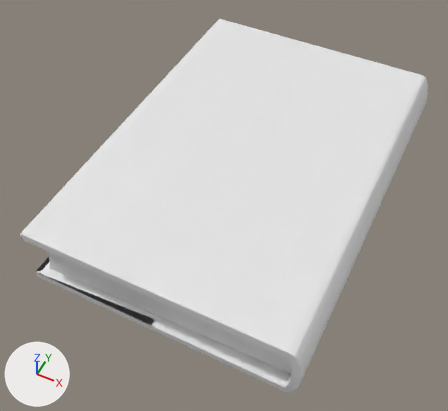
The Blender file book.blend: old version first, new version second.
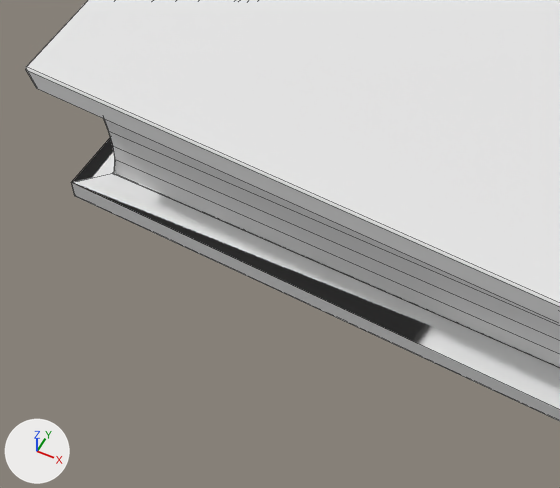
Old and new are each drawn whole from a 50 mm camera at (0.147, -0.3271, 0.3776) aimed at (-0.0017, -0.0296, 0.0057) and again close up on the part from 3% to 44% of the width and 51% to 91% of the height. Lighting does not change. The marker at lower left points along +X, +Y and +Z. The close-ups show mesh edges as thin lines.

Objects in the first close-up: 'SM_Book'.
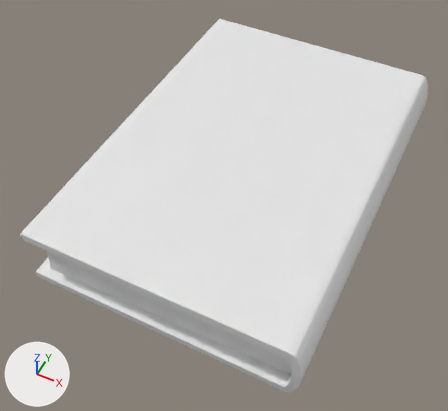
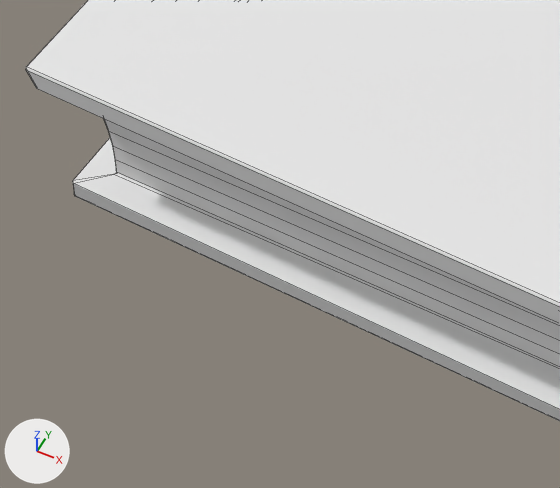
The change, as JSON lines over the scene's bpy script:
```json
{"block": "me_cube_002", "where": "me_cube_002.from_pydata(...)  # 80 vertices, 76 faces; spans x -0.097..0.112, y -0.152..0.15, z 0.0..0.05"}
{"block": "me_cube_002", "where": "# used by ob_sm_book; location = (0.0, 0.0, 0.0)"}
{"block": "me_cube_002", "where": "# verts and faces of me_cube_002; kept vertices keep their numbers, new ones are numbered from 80"}
{"block": "me_cube_002", "where": "# before: 4 (0.102, -0.141, 0.006), 12 (-0.096, -0.15, 0.007), 22 (0.102, -0.151, 0.006), 57 (-0.088, -0.143, 0.007)"}
{"block": "me_cube_002", "change": "me_cube_002 part 1"}
{"op": "add", "block": "me_cube_002", "code": "delete_faces([(4, 22, 12, 57)])"}
{"op": "add", "block": "me_cube_002", "code": "faces += [(4, 57, 12, 22)]"}
```

Where the change shows, as pixel boxes [x1, y1, x2, y2] in the close-ups (560 x 488 px; the box of a moved part takes in the faces that stretch with it):
```json
{"part": 1, "of": "me_cube_002", "change": "moved or reshaped", "before": [72, 173, 560, 409], "after": [73, 174, 560, 409]}
```
